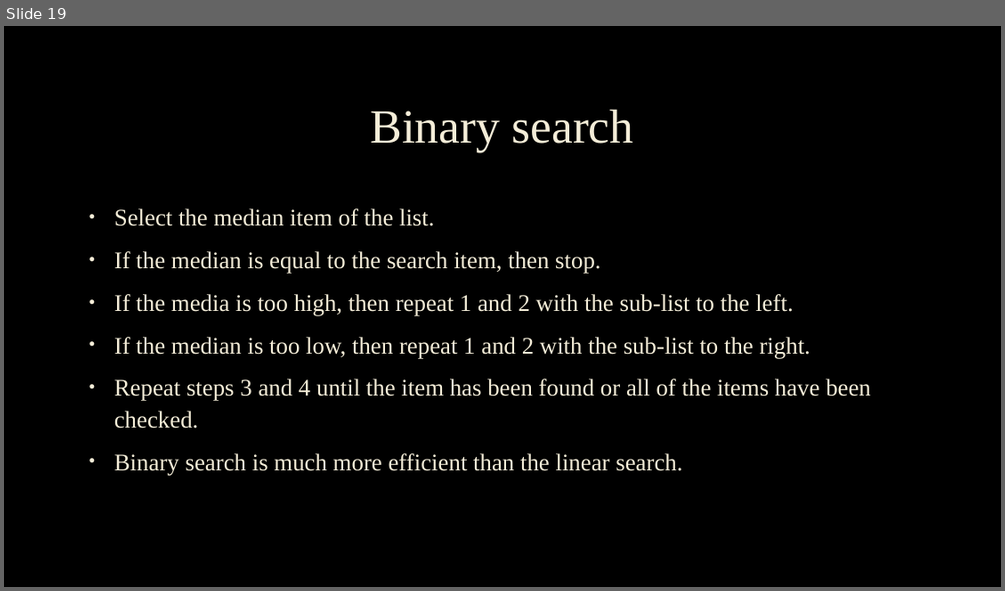
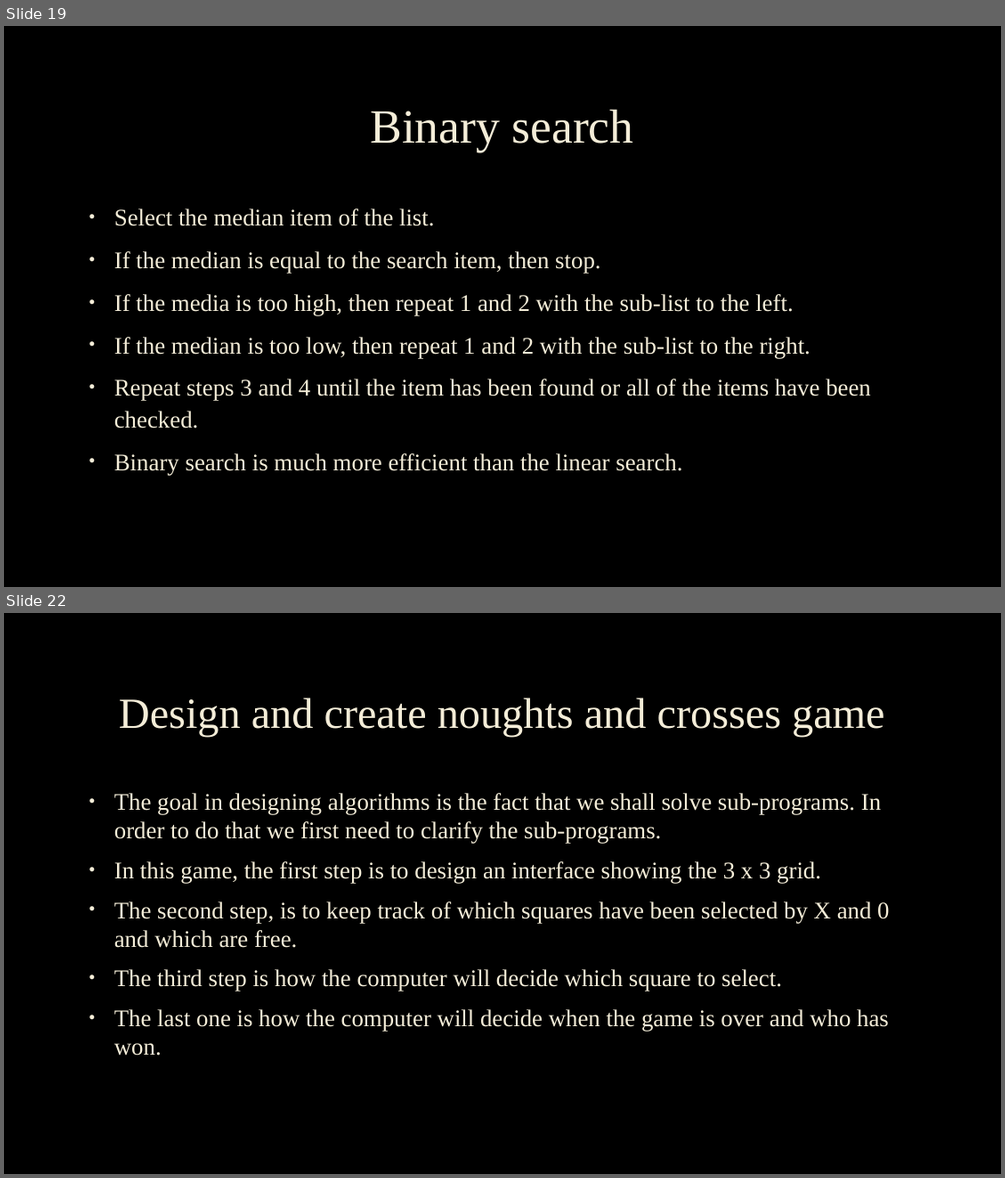
Before and after one commit to chrisasim/GCSEComputerScience-9-1-, a slide deck: Computer Science GCSE(9-1) (2).pptx. Shown one above the other, each under a label of ours: slide 19 before the commit, slides 19 and 22 after it; the slides between them are not shown. The pictures are 1005x591 and 1005x1178 pixels, drawn with LibreOffice and Linux fonts; fonts in the diff are those of the drawing; background and template pictures are left out. Boxes give left, top, right and bottom in pixels: in the first picture for what was removed or moved away, otherwise in the second. Text is boxed around its words. In the diff, an @@ line names an element or a change of style, - is before the commit and + after.

Commit message:
Unit 1 Computer Science 9-1
Unit 1 Computer Science 9-1 Complete Presentation Slides.

```diff
--- a/Computer Science GCSE(9-1) (2).pptx
+++ b/Computer Science GCSE(9-1) (2).pptx
@@ slide 22 added at [4, 613, 1001, 1174], background picture (left out) @@
@@ title added at [119, 698, 885, 736], 41.4 pt, text #F4EDD8 @@
+Design and create noughts and crosses game
@@ text added at [114, 793, 889, 1055], 23 pt, text #F4EDD8 @@
+• The goal in designing algorithms is the fact that we shall solve sub-programs. In order to do that we first need to clarify the sub-programs.
+• In this game, the first step is to design an interface showing the 3 x 3 grid.
+• The second step, is to keep track of which squares have been selected by X and 0 and which are free.
+• The third step is how the computer will decide which square to select.
+• The last one is how the computer will decide when the game is over and who has won.
```
Also in this commit, not shown: 1 slide changed, 5 other slides added.
